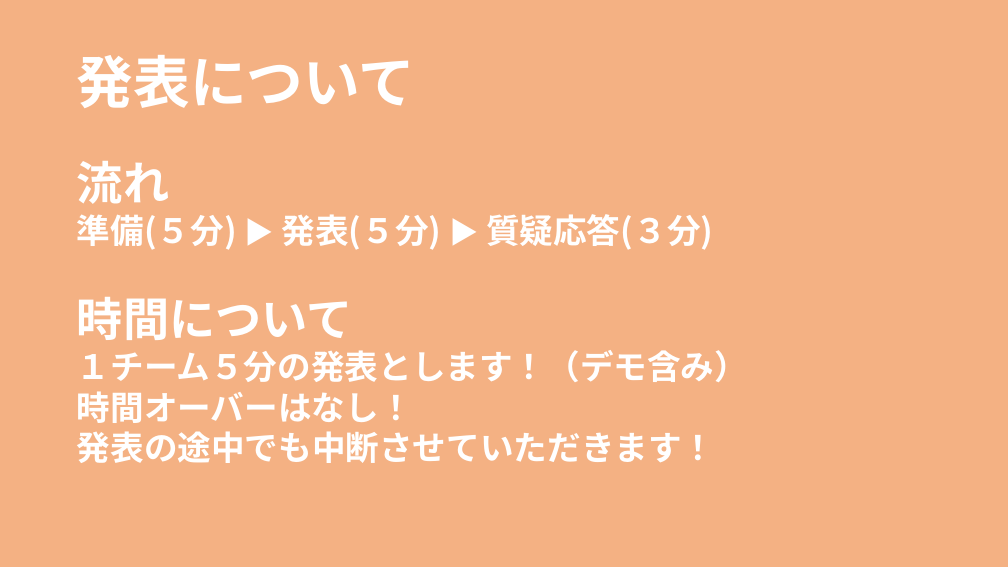
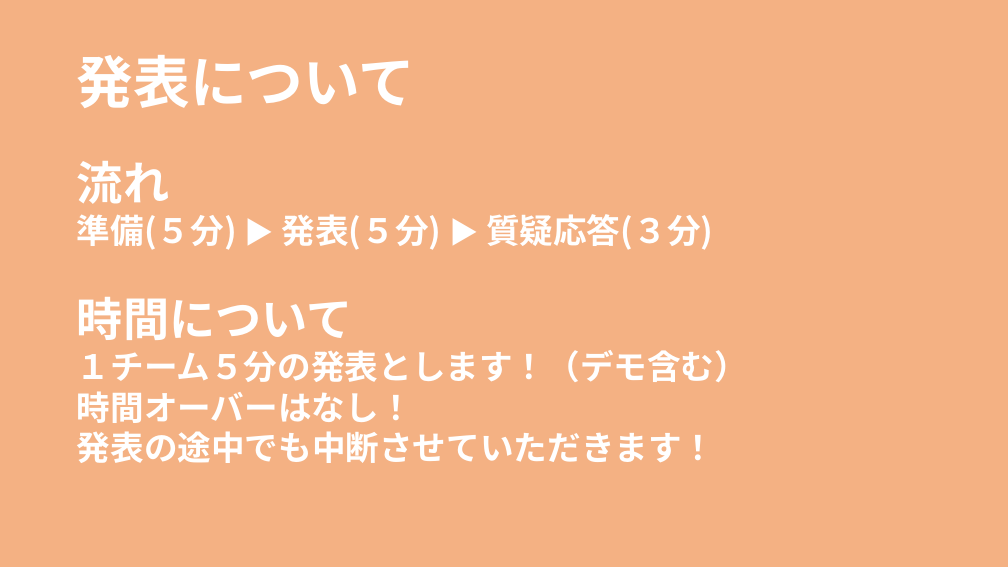
Before and after one commit to jack-app/jackhack2018_management, a slide deck: slide 3 of pptx/jackhack2018_opening.pptx. Drawn at 1008x567 pixels with LibreOffice and Linux fonts; fonts in the diff are those of the drawing. Boxes give left, top, right and bottom in pixels: in the first picture for what was removed or moved away, otherwise in the second. Text is boxed around its words. In the diff, an @@ line names an element or a change of style, - is before the commit and + after.

```diff
--- a/pptx/jackhack2018_opening.pptx
+++ b/pptx/jackhack2018_opening.pptx
@@ text at [77, 350, 748, 382]: text changed @@
-１チーム５分の発表とします！（デモ含み）
+１チーム５分の発表とします！（デモ含む）
```
Also in this commit, not shown: 3 other slides changed, 7 slides added, 1 other file.
